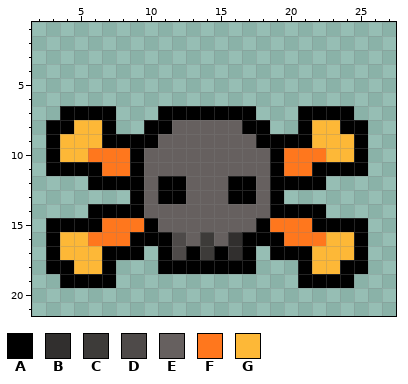
One commit to this pixel-art sprite: img/combat/icons/icon_Nico_Kill_lava.png. Above, as it was before the edit.
The file is 29x26 pixels. Pixels under 10% opacity are left out. Shown: x 2..27, y 1..21.
Palette (. is transparent): A #000000  B #312f2e  C #3d3b39  D #4e4a49  E #66605f  F #ff771d  G #fdb837
Once edited:
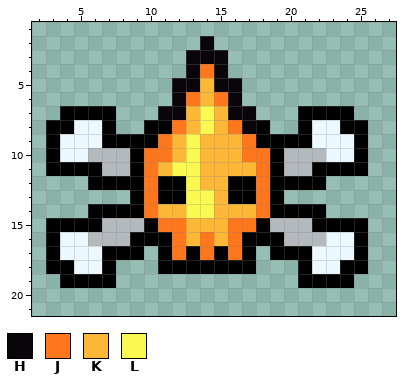
Colours new in this view: H #09050a  J #ff771d  K #fdb837  L #faf951
What changed:
Colour F changes from #ff771d to #b3b9bd.
Colour G changes from #fdb837 to #ebf8ff.
The edit adds colour H in row 2 at x 14; in row 3 at x 13 to 15; in row 4 at x 13 and 15; in row 5 at x 12 to 13 and 15 to 16; in row 6 at x 12 and 16.
Colour A gives way to colour H in row 7 at x 11 to 12 and 16 to 17; in row 8 at x 17.
The edit adds colour J in row 4 at x 14; in row 6 at x 13 and 15.
Colour B gives way to colour J in rows 16 to 17 at x 16.
Colour C gives way to colour J in rows 16 to 17 at x 14.
Colour D gives way to colour J in rows 16 to 17 at x 12.
Colour E gives way to colour J in row 8 at x 12 and 16; in row 9 at x 11 and 17; in row 10 at x 10 to 11 and 17 to 18; in rows 11 to 14 at x 10 and 18; in row 15 at x 11 to 12 and 16 to 17.
The edit adds colour K in rows 5 to 6 at x 14.
Colour A gives way to colour K in row 7 at x 13 and 15.
Colour E gives way to colour K in row 8 at x 13 and 15; in rows 9 to 10 at x 12 and 14 to 16; in row 11 at x 11 and 14 to 17; in row 12 at x 14 to 15; in row 13 at x 15; in row 14 at x 11 to 12 and 15 to 17.
Colour E gives way to colour K in row 15 at x 13 to 15; in row 16 at x 13 and 15.
Colour A gives way to colour L in row 7 at x 14.
Colour E gives way to colour L in row 8 at x 14; in rows 9 to 10 at x 13; in row 11 at x 12 to 13; in row 12 at x 13; in rows 13 to 14 at x 13 to 14.
Where, in picture pixels (left, top, right, bottom), the same in both pictures:
changed: (60, 36, 354, 274)
